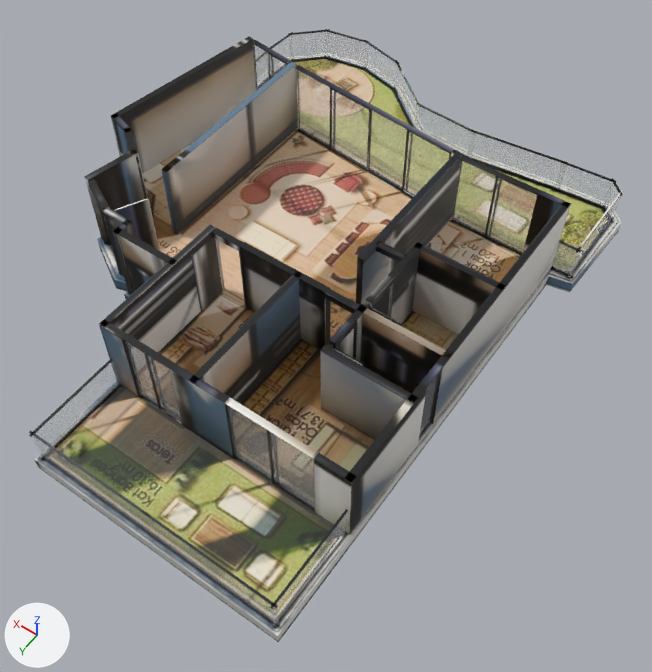
The glTF model _bake/glb/gol-6/model.glb: old version first, new version second.
The view is the same before and after, from a 50 mm camera at (-10.02, 12.88, 17.78) aimed at (-1.67, 1.19, -0.6). Arrows for +X, +Y and +Z are at lower left; the lights stay in place. The older version comes first. Where no turn or scale is listed for an object, it has been applied to the vertices. Vertices at exactly the same position are counted once.

Script lines for the objects in view, before the commit:
```python
me_mesh_0 = bpy.data.meshes.new('Mesh_0')
me_mesh_0.from_pydata(...)  # 3206 vertices, 5816 faces; spans x 0.0..12.5, y -16.7..0.0, z 0.0..2.6
me_mesh_0.materials.append(mat_baked)
me_mesh_1 = bpy.data.meshes.new('Mesh_1')
me_mesh_1.from_pydata(...)  # a box spanning x 0.82..7.56, y -0.17..-0.16, z 0.36..1.36
me_mesh_1.materials.append(mat_glass_rt)  # white #edf3f9
me_mesh_15 = bpy.data.meshes.new('Mesh_15')
me_mesh_15.from_pydata(...)  # 8 vertices, 12 faces; spans x 1.97..4.83, y -14.84..-14.5, z 0.36..1.36
me_mesh_15.materials.append(mat_glass_rt)  # white #edf3f9
ob_mesh_0 = bpy.data.objects.new('Mesh_0', me_mesh_0)
ob_mesh_0.location = (-6.28, 8.26, -0.36)
ob_mesh_1 = bpy.data.objects.new('Mesh_1', me_mesh_1)
ob_mesh_1.location = (-6.28, 8.26, -0.36)
ob_mesh_15 = bpy.data.objects.new('Mesh_15', me_mesh_15)
ob_mesh_15.location = (-6.28, 8.26, -0.36)
# also in view: 'Mesh_18' at (-3.42, 5.56, 1.13); 'Mesh_22' at (0.63, -4.12, 1.13); 'Mesh_19' at (-0.08, 5.56, 1.13); 'Mesh_16' at (-4.94, -6.6, 0.5); 'Mesh_4' at (-5.38, 6.83, 0.5)
```
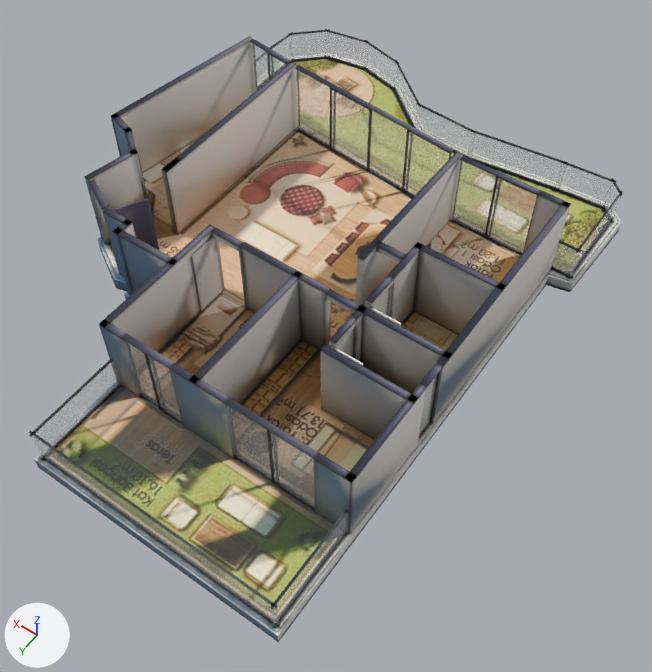
Boxes (x1, y1, x2, y2) around the edits, measured in the pictures (652 x 672 px):
```json
{"part": 1, "of": "me_mesh_0", "change": "reshaped", "before": [35, 65, 571, 546], "after": [42, 220, 471, 459]}
{"part": 2, "of": "me_mesh_0", "change": "surface changed", "before": [35, 30, 623, 642], "after": [35, 30, 623, 642]}
```

Scene script edits in JSON lines:
```json
{"block": "me_mesh_0", "where": "# used by ob_mesh_0; location = (-6.28, 8.26, -0.36)"}
{"op": "remove", "block": "me_mesh_0", "code": "me_mesh_0.from_pydata(...)  # 3206 vertices, 5816 faces; spans x 0.0..12.5, y -16.7..0.0, z 0.0..2.6"}
{"op": "add", "block": "me_mesh_0", "code": "me_mesh_0.from_pydata(...)  # 2518 vertices, 4440 faces; spans x 0.0..12.5, y -16.7..0.0, z 0.0..2.6"}
{"block": "me_mesh_0", "change": "me_mesh_0 part 1: 9 vertices moved within x 0.8..11.6, y -12.8..-2.8, z 0.3..0.4; 688 vertices removed from x 0.7..11.7, y -13.1..-2.5, z 0.0..0.4"}
{"block": "me_mesh_0", "change": "me_mesh_0 part 2: 1462 kept faces spanning x 0.0..12.4, y -16.7..0.0, z 0.0..2.6 get new texture (UV) coordinates"}
```
